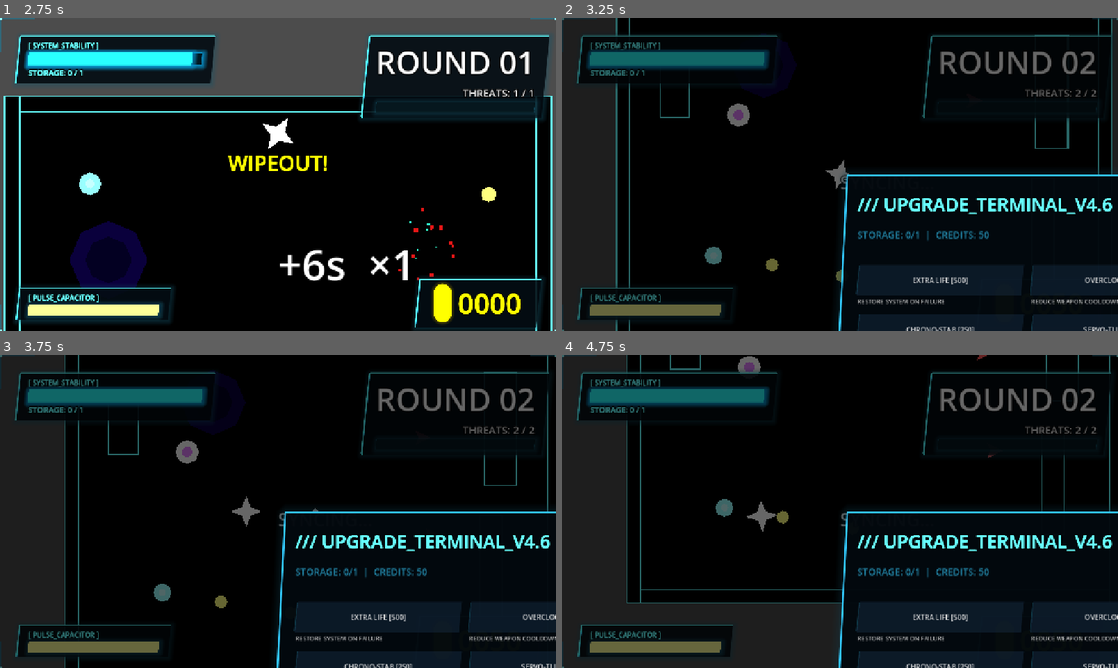
Above: before the commit, frames 1-4 (two rows, left to right).
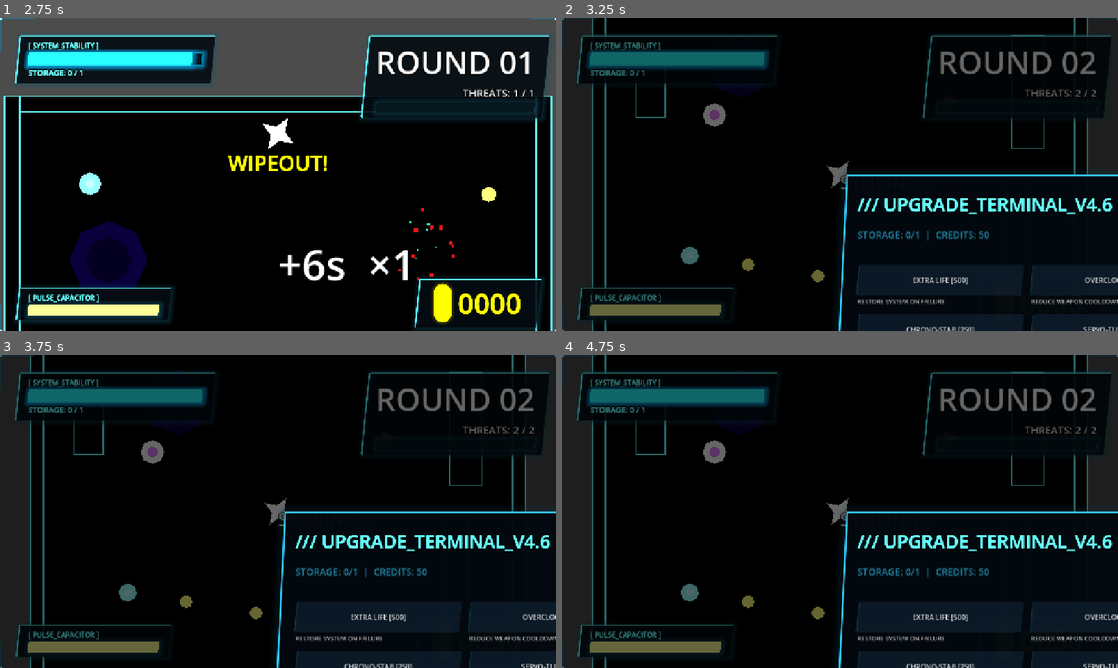
Above: after the commit, the same moments.

Repository: ViSaLrOxX/GUDEV-spring-gamejam-2026
Game: Godot game, scene res://scenes/menu.tscn
Two runs of this game, one before a commit and one after it. Both use one fixed random seed, a clock stepped at 60 frames per second and the inputs below.
Inputs (mouse positions are in pixels of both pictures, inside the frame that each line leads up to):
- Up to frame 1 (2.75 s): click "PLAY" at 0.5 s; tap Enter at 1.25 s; move the mouse to (250, 237) at 1.27 s; hold W (move_up) from 1.28 s (still down); tap Shift (dash) at 1.35 s; tap B (shop) at 1.52, 2.27 s; move the mouse to (444, 221) at 2.02 s; click (444, 221) at 2.1 s
- Up to frame 2 (3.25 s): move the mouse to (673, 127) at 2.77 s; release W (move_up) at 2.78 s; hold A (move_left) from 2.78 s (still down); tap Shift (dash) at 2.85 s
- Up to frame 3 (3.75 s): keep holding A (move_left); move the mouse to (305, 511) at 3.52 s; click (305, 511) at 3.6 s
- Up to frame 4 (4.75 s): tap B (shop) at 3.77, 4.52 s; move the mouse to (756, 433) at 4.27 s; release A (move_left) at 4.28 s; hold S (move_down) from 4.28 s (still down); tap Shift (dash) at 4.35 s

Frame 1 is identical in both runs. In frame 2, 6.0% of the frame differs, in the area x 5-99%, y 0-100%; in frame 3, 7.9%; in frame 4, 13%, in the area x 5-100%, y 0-100%.

Commit message:
Final absolute fix for Shop UI centering and game world pausing

Diff:
--- a/scripts/game.gd
+++ b/scripts/game.gd
@@ -217,6 +217,11 @@
 	var shop = get_node_or_null("ShopUI"); if shop: shop.queue_free()
 	var go = get_node_or_null("GameOverUI"); if go: go.queue_free()
 
+	if player:
+		player.process_mode = Node.PROCESS_MODE_PAUSABLE
+		player.move_speed = 130.0 * (1.0 + inventory.count("SPEED") * 0.15)
+		player.shoot_cooldown = 0.3 * (1.0 - inventory.count("COOL") * 0.15)
+
 	for child in $UI.get_children():
 		if child is Label:
 			if child.name.begins_with("BonusLabel") or child.text.contains("!") or child.text.contains("WIPEOUT"):
@@ -226,9 +231,7 @@
 	if fade_overlay:
 		fade_overlay.color = Color.BLACK
 		var tw = create_tween().set_pause_mode(Tween.TWEEN_PAUSE_PROCESS); tw.tween_property(fade_overlay, "color:a", 0.0, 0.2)
-	if player:
-		player.move_speed = 130.0 * (1.0 + inventory.count("SPEED") * 0.15)
-		player.shoot_cooldown = 0.3 * (1.0 - inventory.count("COOL") * 0.15)
+
 	cores_required = int(1 + floor(level / 3.0)); time_remaining = STARTING_TIME + (level - 1) * 5.0 + (inventory.count("TIME") * 10.0)
 	for child in dynamic_entities.get_children(): child.queue_free()
 	for child in dynamic_walls.get_children(): child.queue_free()
@@ -383,10 +386,13 @@
 	var canvas = CanvasLayer.new(); canvas.name = "ShopUI"; canvas.layer = 20; add_child(canvas)
 	canvas.process_mode = Node.PROCESS_MODE_ALWAYS
 
+	# Root control to allow proper centering
+	var root_ctrl = Control.new(); root_ctrl.set_anchors_and_offsets_preset(Control.PRESET_FULL_RECT); canvas.add_child(root_ctrl)
+
 	var tech_cyan = Color(0.2, 0.8, 1.0); var tech_bg = Color(0.01, 0.03, 0.05, 0.95)
-	var bg_rect = ColorRect.new(); bg_rect.set_anchors_and_offsets_preset(Control.PRESET_FULL_RECT); bg_rect.color = Color(0, 0, 0, 0.6); canvas.add_child(bg_rect)
-
-	var panel = PanelContainer.new(); canvas.add_child(panel)
+	var bg_rect = ColorRect.new(); bg_rect.set_anchors_and_offsets_preset(Control.PRESET_FULL_RECT); bg_rect.color = Color(0, 0, 0, 0.6); root_ctrl.add_child(bg_rect)
+
+	var panel = PanelContainer.new(); root_ctrl.add_child(panel)
 	panel.custom_minimum_size = Vector2(850, 600)
 	panel.set_anchors_and_offsets_preset(Control.PRESET_CENTER)
 	panel.pivot_offset = Vector2(425, 300)
@@ -396,7 +402,6 @@
 	panel.add_theme_stylebox_override("panel", p_style)
 
 	var vbox = VBoxContainer.new(); vbox.add_theme_constant_override("separation", 25); panel.add_child(vbox)
-	# No manual offsets on vbox, container handles it now with content_margins
 
 	# Header
 	var title = Label.new(); title.text = "/// UPGRADE_TERMINAL_V4.6"; title.add_theme_font_size_override("font_size", 42) …(207 unchanged characters)…
